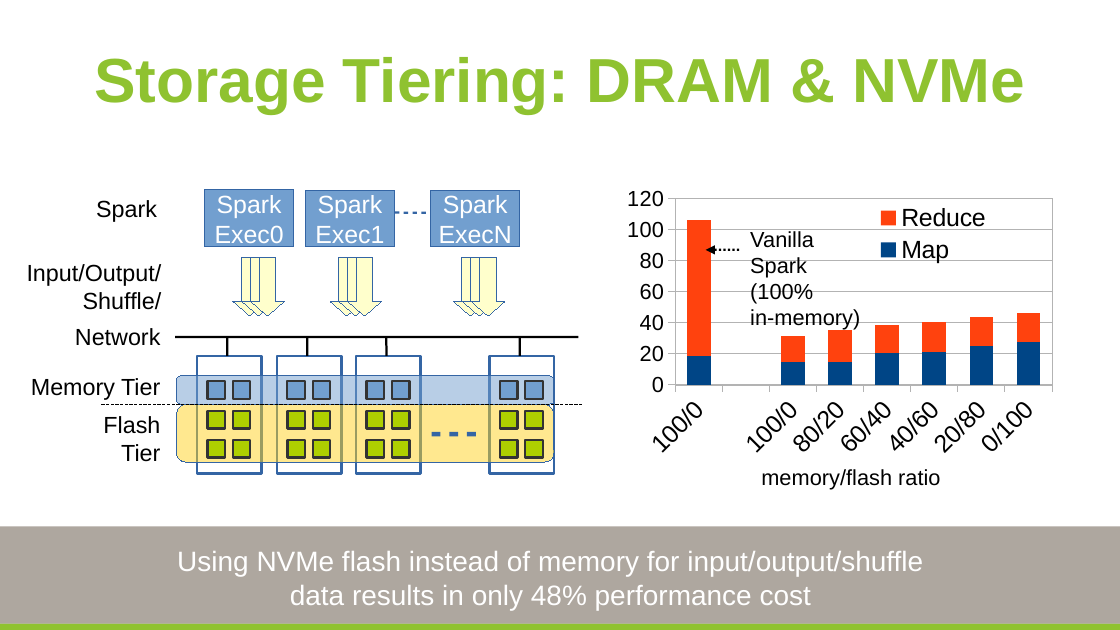
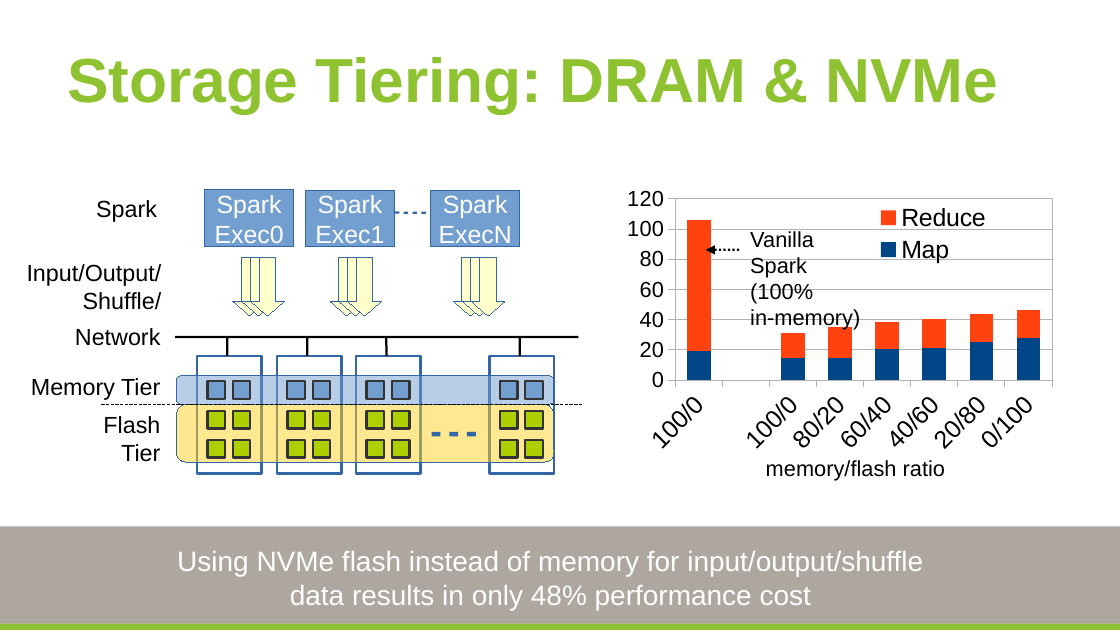
Before and after one commit to huangyibo/spark-summit-17, a slide deck: slide 27 of template.odp. Drawn at 1120x630 pixels with LibreOffice and Linux fonts; fonts in the diff are those of the drawing; background and template pictures are left out. Boxes give left, top, right and bottom in pixels: in the first picture for what was removed or moved away, otherwise in the second. Text is boxed around its words. In the diff, an @@ line names an element or a change of style, - is before the commit and + after.

```diff
--- a/template.odp
+++ b/template.odp
@@ title "Storage Tiering: DRAM & NVMe" at box(67, 57, 998, 113): alignment centre to left @@
@@ column stacked chart: place and size @@
-column stacked chart at box(627, 187, 1064, 459)
+column stacked chart at box(627, 187, 1064, 454)
@@ text "memory/flash ratio": place and size @@
-text "memory/flash ratio" at box(761, 469, 940, 490)
+text "memory/flash ratio" at box(766, 460, 945, 481)
```
Also in this commit, not shown: 2 other slides changed, 1 other file.
